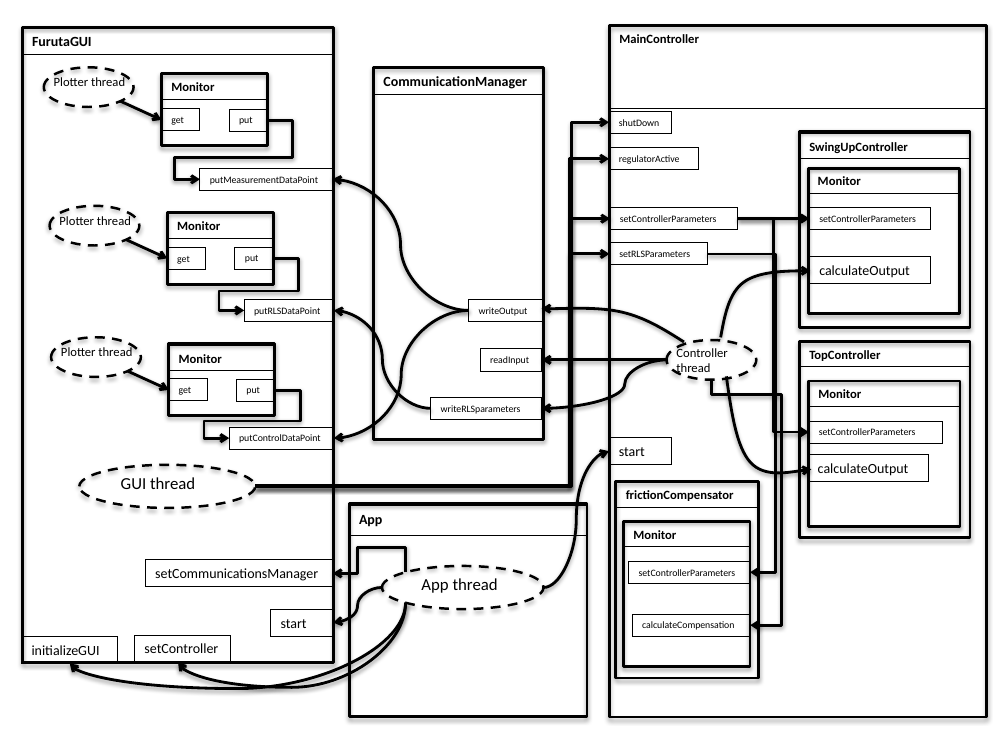
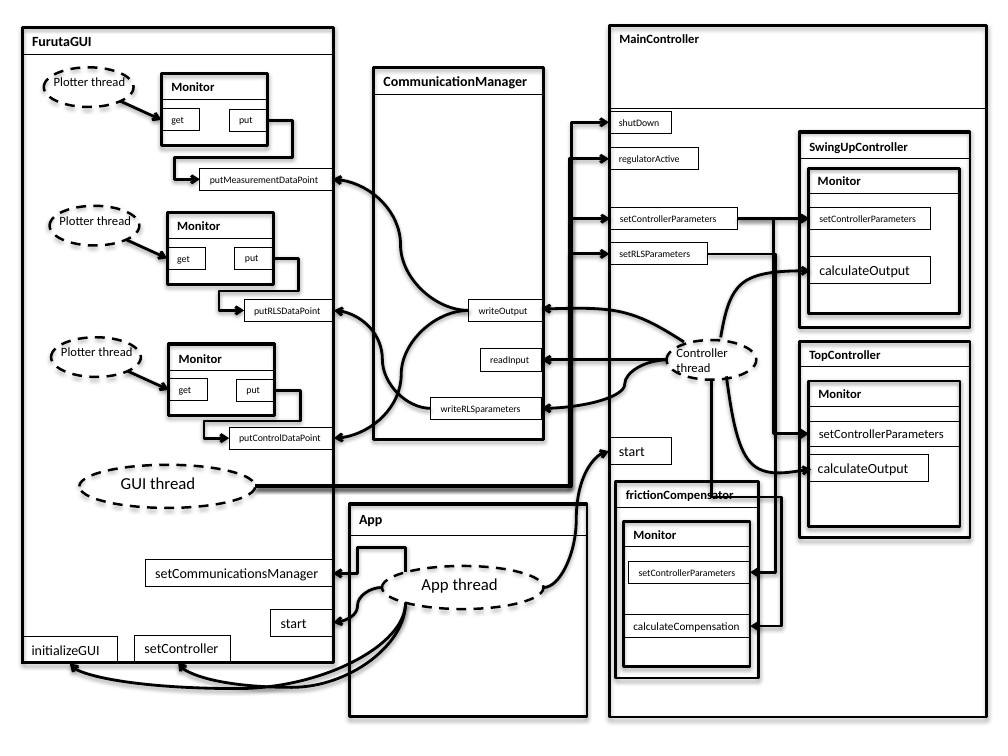
Before and after one commit to adamjalkemo/AdaptiveFrictionCompensation, a slide deck: slide 1 of documents/Presentation1.pptx. Drawn at 1008x756 pixels with LibreOffice and Linux fonts; fonts in the diff are those of the drawing. Boxes give left, top, right and bottom in pixels: in the first picture for what was removed or moved away, otherwise in the second. Text is boxed around its words. In the diff, an @@ line names an element or a change of style, - is before the commit and + after.

```diff
--- a/documents/Presentation1.pptx
+++ b/documents/Presentation1.pptx
@@ elbow arrow (738, 219) - (808, 433): route changed @@
@@ elbow arrow (712, 380) - (750, 626): route changed @@
@@ rectangle "setControllerParameters": place and size @@
-rectangle "setControllerParameters" at [808, 421, 941, 444]
+rectangle "setControllerParameters" at [808, 421, 959, 447]
@@ rectangle "setControllerParameters" at [808, 421, 959, 447]: size 7 to 9 pt @@
@@ rectangle "calculateCompensation": place and size @@
-rectangle "calculateCompensation" at [632, 614, 750, 636]
+rectangle "calculateCompensation" at [623, 614, 750, 638]
@@ rectangle "calculateCompensation" at [623, 614, 750, 638]: size 7 to 8 pt @@
```
Also in this commit, not shown: 1 other file.
